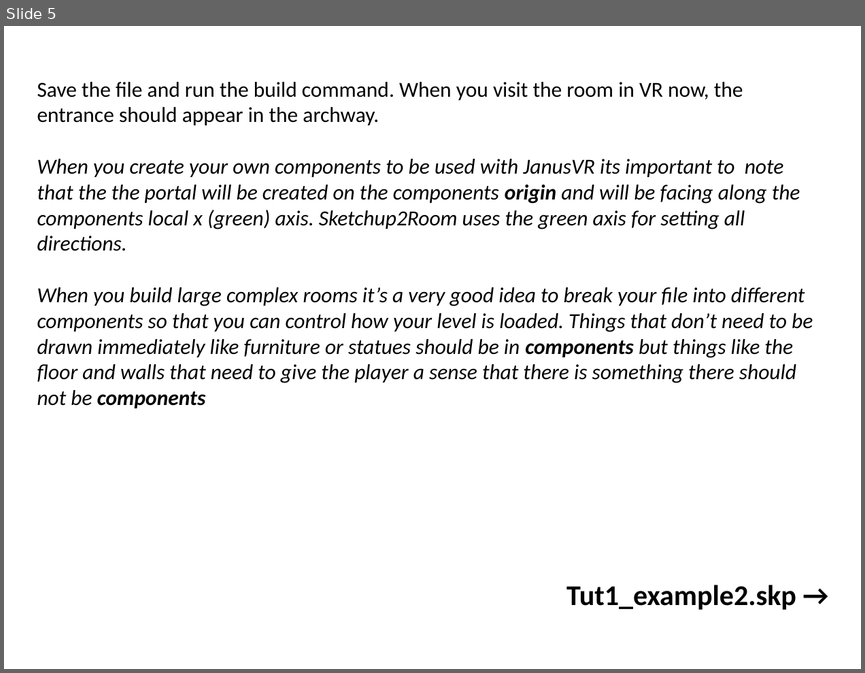
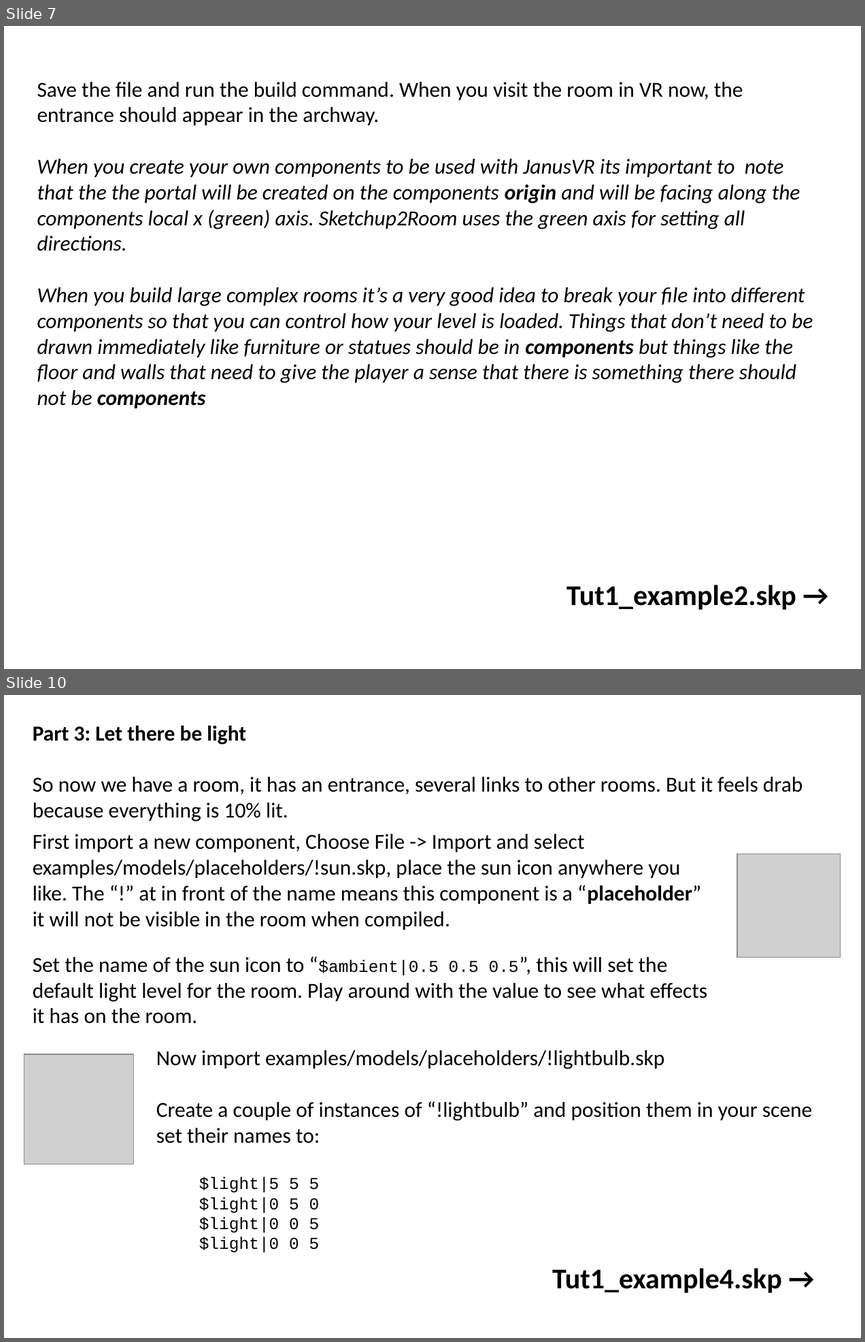
Before and after one commit to lisa-lionheart/sketchup2room, a slide deck: tutorial/slides/slides.pptx. Shown one above the other, each under a label of ours: slide 5 before the commit, slides 7 and 10 after it; the slides between them are not shown. The pictures are 865x673 and 865x1342 pixels, drawn with LibreOffice and Linux fonts; fonts in the diff are those of the drawing; grey boxes stand for pictures; background and template pictures are left out. Boxes give left, top, right and bottom in pixels: in the first picture for what was removed or moved away, otherwise in the second. Text is boxed around its words. In the diff, an @@ line names an element or a change of style, - is before the commit and + after.

```diff
--- a/tutorial/slides/slides.pptx
+++ b/tutorial/slides/slides.pptx
@@ slide 10 added at (x1=4, y1=695, x2=861, y2=1338), background picture (left out) @@
@@ text added at (x1=33, y1=726, x2=802, y2=821), 18 pt, text #000000 @@
+Part 3: Let there be light
+So now we have a room, it has an entrance, several links to other rooms. But it feels drab because everything is 10% lit.
@@ text added at (x1=33, y1=834, x2=708, y2=1023), 18 pt, text #000000 @@
+First import a new component, Choose File -> Import and select examples/models/placeholders/!sun.skp, place the sun icon anywhere you like. The “!” at in front of the name means this component is a “placeholder” it will not be visible in the room when compiled.
+Set the name of the sun icon to “$ambient|0.5 0.5 0.5”, this will set the default light level for the room. Play around with the value to see what effects it has on the room.
@@ picture added at (x1=738, y1=854, x2=841, y2=958) @@
@@ picture added at (x1=24, y1=1054, x2=133, y2=1164) @@
@@ text added at (x1=156, y1=1050, x2=812, y2=1252), 18 pt, text #000000 @@
+Now import examples/models/placeholders/!lightbulb.skp
+Create a couple of instances of “!lightbulb” and position them in your scene set their names to:
+  $light|5 5 5
+  $light|0 5 0
+  $light|0 0 5
+  $light|0 0 5
@@ text added at (x1=552, y1=1268, x2=782, y2=1293), 24 pt, text #000000, bold @@
+Tut1_example4.skp →
@@ what was slide 5 is now slide 7 @@
```
Also in this commit, not shown: 4 slides changed, 4 other slides added, 1 slide removed, 20 other files.
